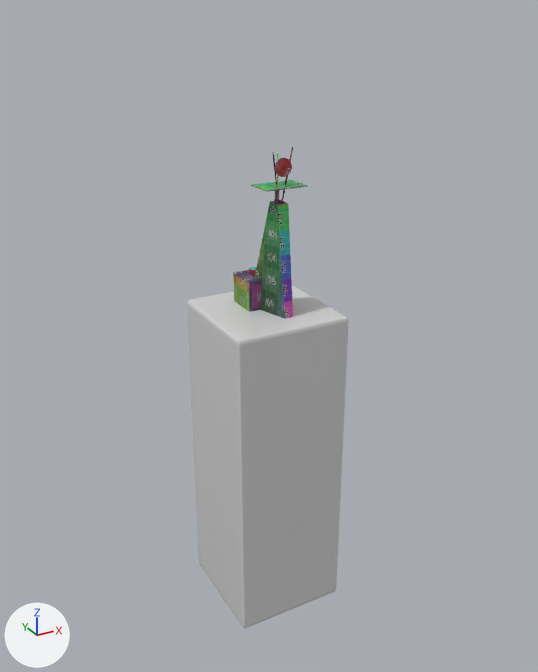
The Blender file AR_SaloneMobile/Assets/Models/NEW/05_domilici.blend: old version first, new version second.
Camera for both pictures: a 50 mm camera at (-0.678, -1.265, 1.26) aimed at (0.011, -0.013, 0.634). Arrows for +X, +Y and +Z are at lower left; the lights stay in place. The first picture is the older version.
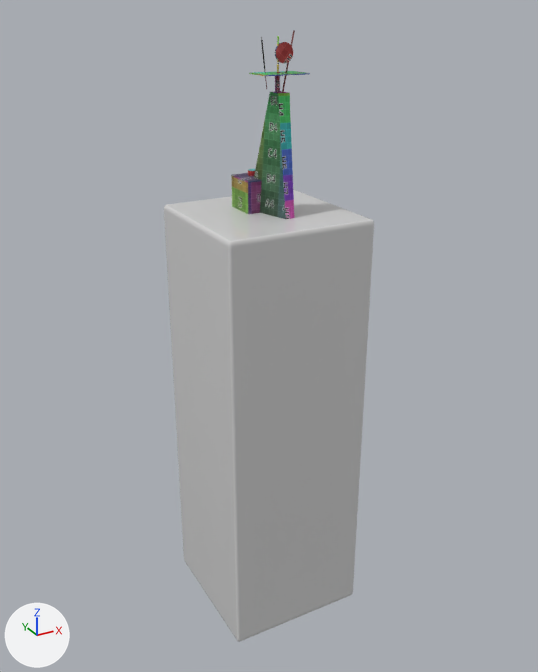
Where the newer file only moved an object's origin or applied its transform, the numbers keep the older frame.

The change, as a list of edits to the scene's bpy script:
```text
Change me_cube_002:
    used by ob_cube; location = (0.0, -0.018, 0.35); scale = (0.448, 0.448, 1.0)
    remove me_cube_002.from_pydata(...)  # 152 vertices, 149 faces; spans x -0.275..0.275, y -0.275..0.275, z -0.35..0.35
    add me_cube_002.from_pydata(...)  # 152 vertices, 149 faces; spans x -0.338..0.338, y -0.338..0.338, z -0.35..0.55
    me_cube_002 part 1: 152 of 152 vertices moved; they spanned x -0.275..0.275, y -0.275..0.275, z -0.35..0.35 and now span x -0.338..0.338, y -0.338..0.338, z -0.35..0.55; mean shift (0.0, 0.0, 0.1)
Change ob_base_retopo:
    ob_base_retopo.location: (0.016, -0.038, 0.88) -> (0.016, -0.038, 1.081)
Change ob_cube_001:
    ob_cube_001.location: (0.013, -0.032, 0.982) -> (-0.01, -0.032, 1.181)
```

Where the change shows, as pixel boxes [x1, y1, x2, y2] in the pictures (538 x 672 px):
'Cube', reshaped (29% wider, 32% taller): before [187, 285, 349, 629]; after [164, 189, 374, 642]
'base_retopo', moved: before [255, 200, 293, 319]; after [254, 91, 294, 219]
'scatolino_new', moved: before [233, 274, 262, 312]; after [231, 176, 262, 214]
'cazzillo_piatto_sopra', moved: before [251, 180, 308, 202]; after [249, 71, 310, 92]
'Oggetto_10', moved: before [275, 158, 292, 177]; after [275, 42, 293, 63]
'coperchio_ripulito', moved: before [233, 270, 262, 284]; after [231, 173, 262, 183]
'Oggetto_9', moved: before [281, 147, 293, 203]; after [282, 30, 295, 93]
'Oggetto_8', moved: before [277, 153, 278, 204]; after [277, 36, 279, 93]
'tappo_retopo', moved: before [249, 267, 257, 275]; after [248, 169, 255, 176]
'Cube.001', moved: before [273, 152, 277, 184]; after [261, 37, 267, 89]
